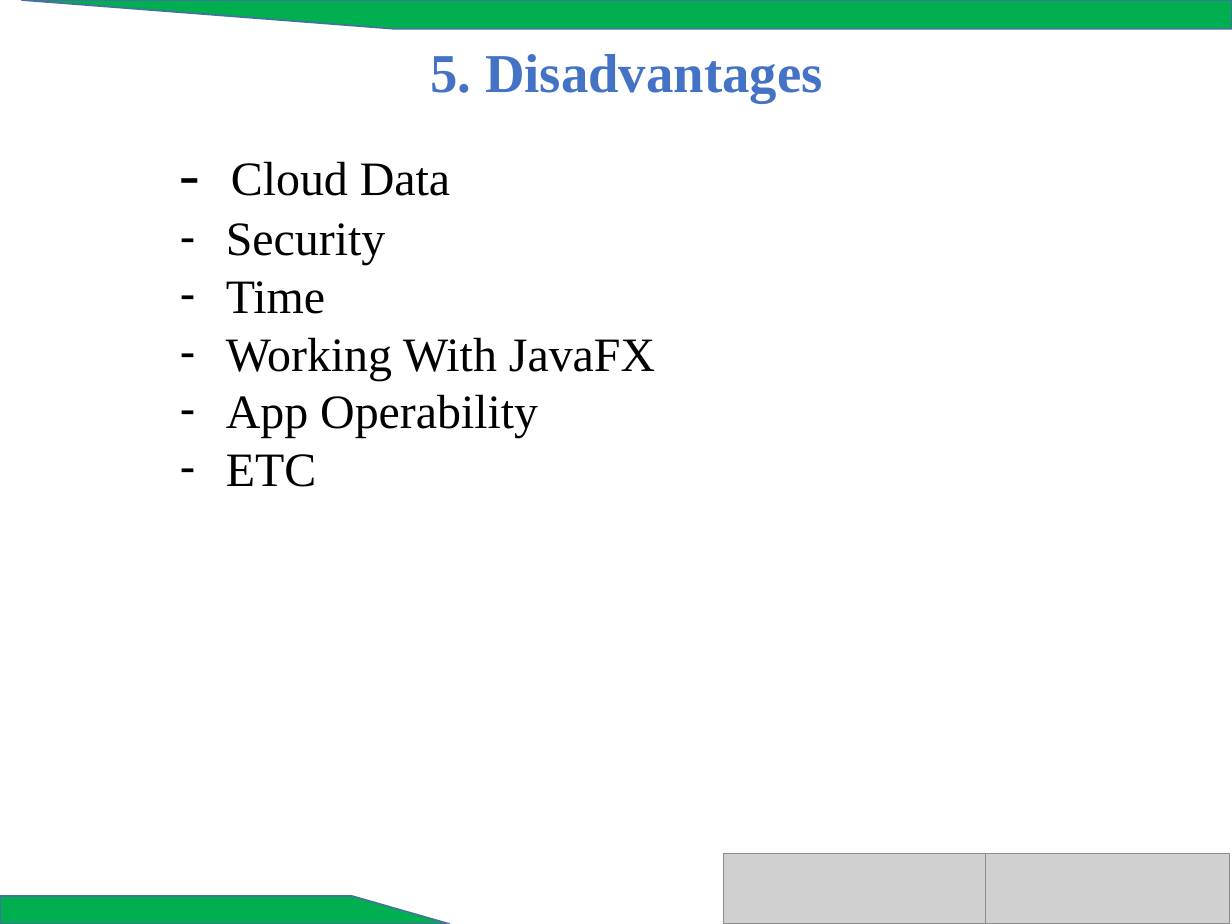
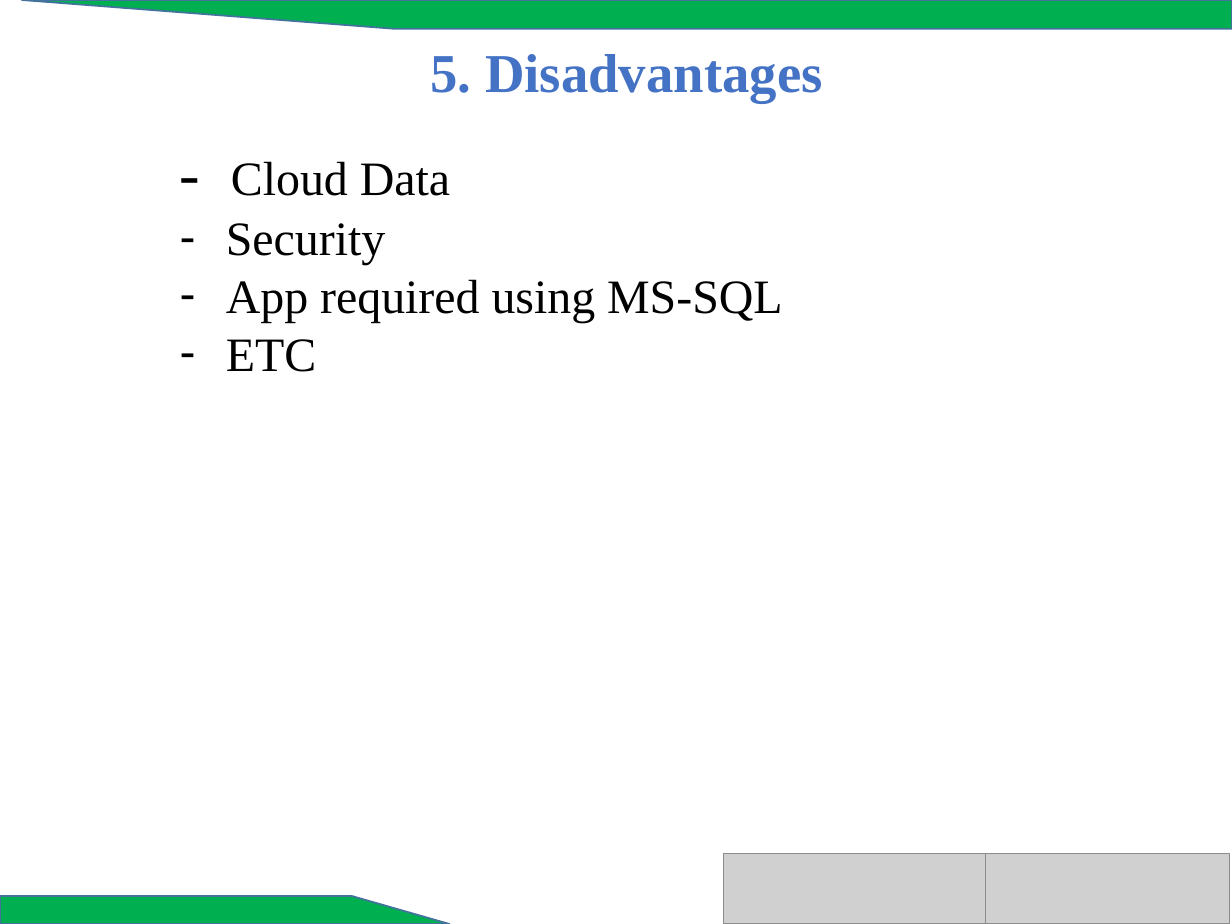
Before and after one commit to sem2prj/ProjectSem2, a slide deck: slide 14 of PharmacyManagement/src/document/PHARMACY.pptx (slide 15 before the commit). Drawn at 1232x924 pixels with LibreOffice and Linux fonts; fonts in the diff are those of the drawing; grey boxes stand for pictures; background and template pictures are left out. Boxes give left, top, right and bottom in pixels: in the first picture for what was removed or moved away, otherwise in the second. Text is boxed around its words. In the diff, an @@ line names an element or a change of style, - is before the commit and + after.

```diff
--- a/PharmacyManagement/src/document/PHARMACY.pptx
+++ b/PharmacyManagement/src/document/PHARMACY.pptx
@@ text at (226, 279, 783, 323): text changed @@
-– Time
-– Working With JavaFX
-– App Operability
+– App required using MS-SQL
```
Also in this commit, not shown: 2 other slides changed, 1 slide removed.
